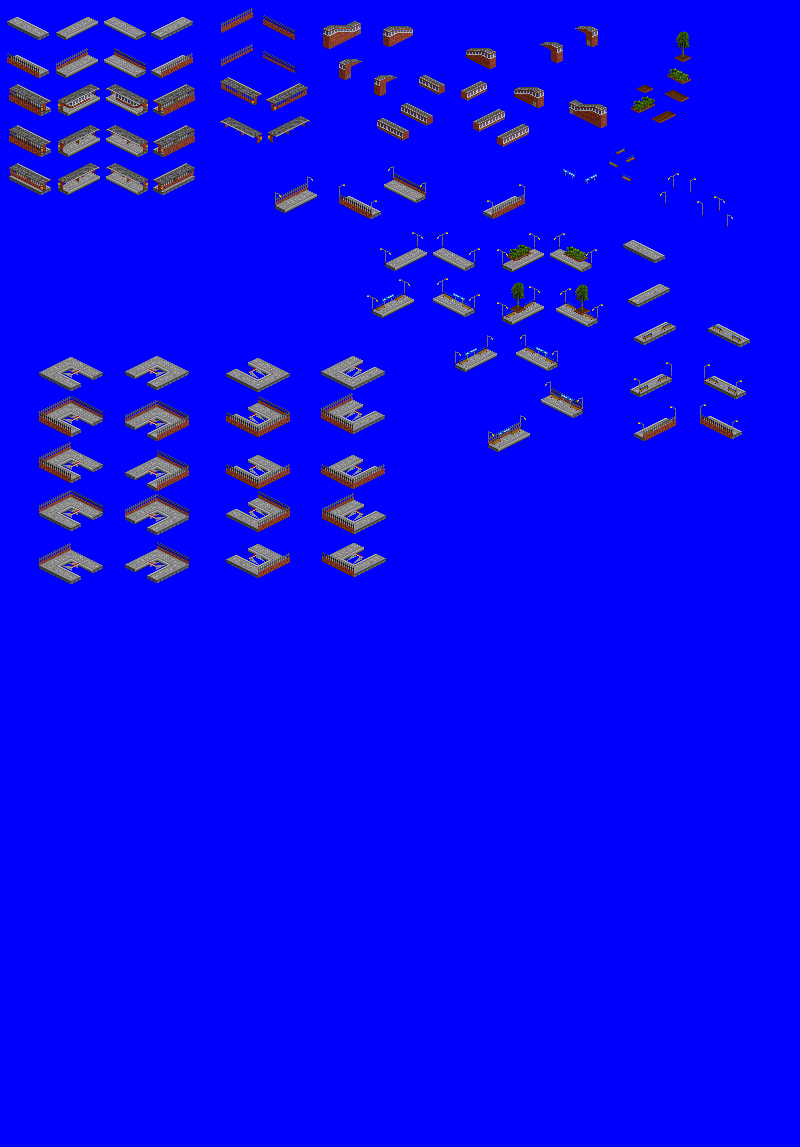
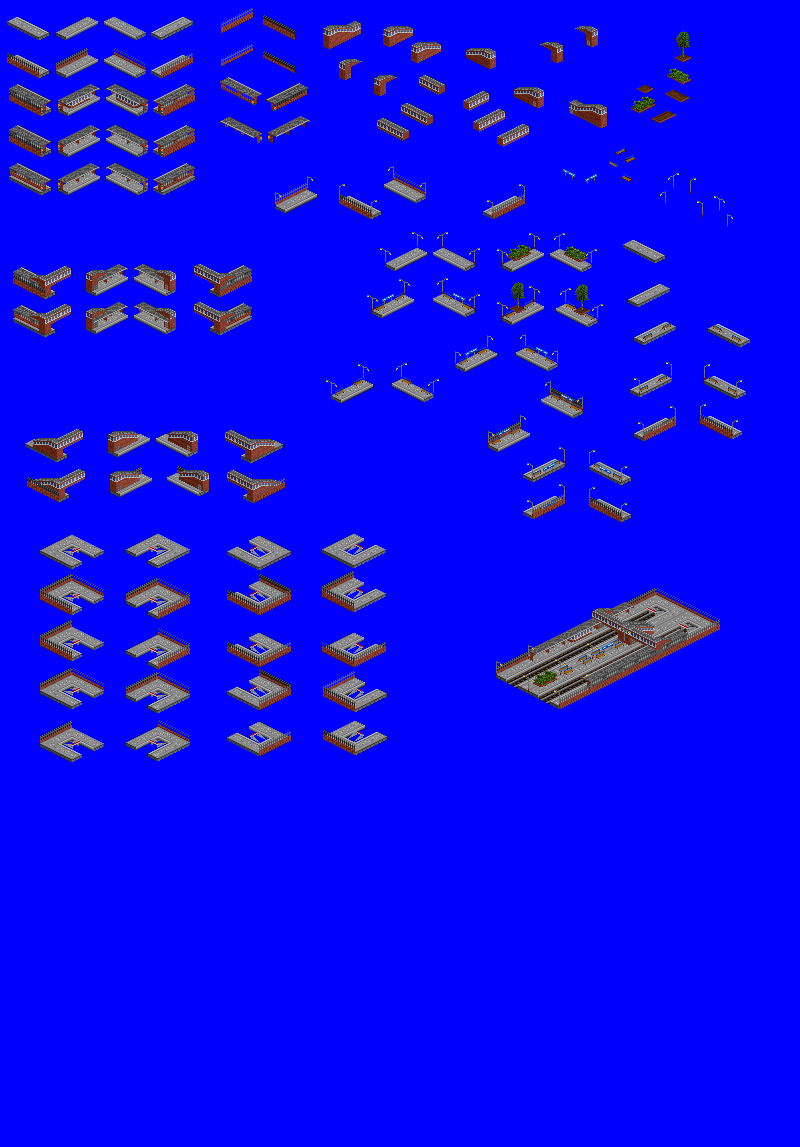
Layered file, before and after one edit (800px x 1147px). Changes by layer:
painted on "Pasted Layer" over [13,42,720,762]
